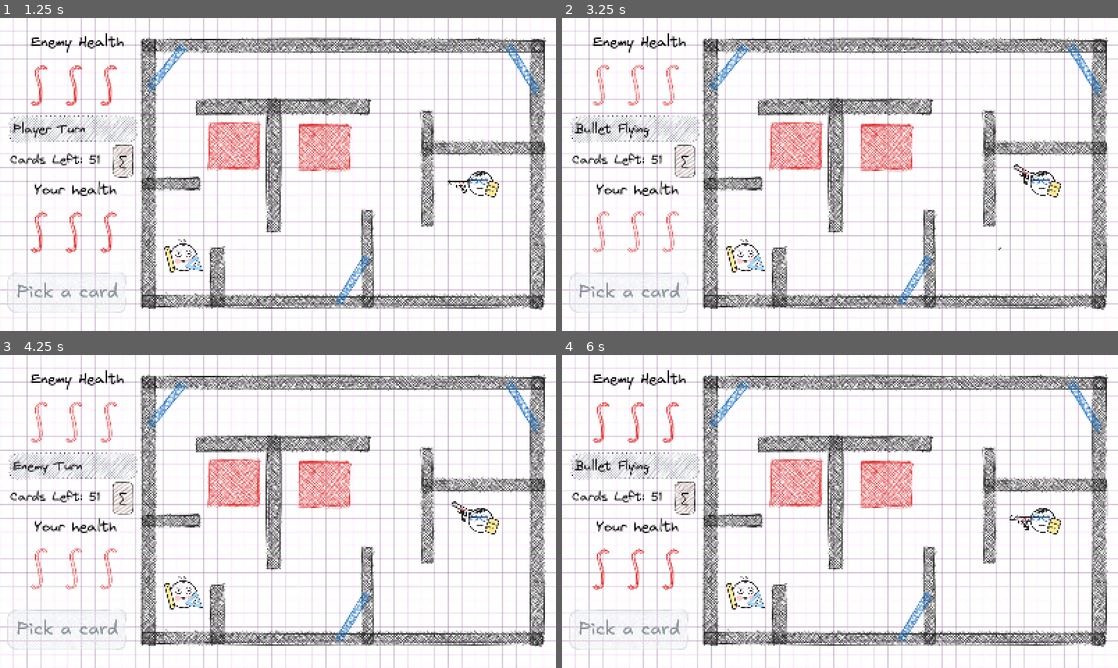
Above: before the commit, frames 1-4 (two rows, left to right).
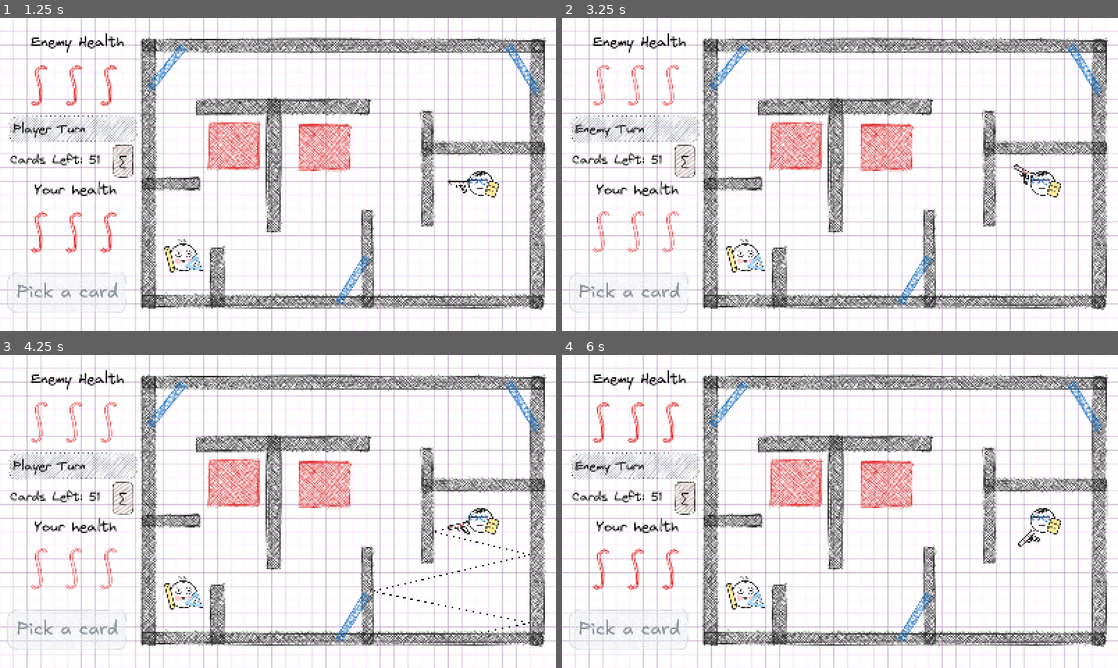
Above: after the commit, the same moments.

Repository: RebellionDevs/100P
Game: Godot game, scene res://scenes/main_menu.tscn
Two runs of this game, one before a commit and one after it. Both use one fixed random seed, a clock stepped at 60 frames per second and the inputs below.
Inputs (mouse positions are in pixels of both pictures, inside the frame that each line leads up to):
- Up to frame 1 (1.25 s): click (111, 74) at 0.5 s
- Up to frame 2 (3.25 s): tap Enter at 1.25 s; move the mouse to (962, 158) at 1.27 s; click (962, 158) at 1.42 s; move the mouse to (728, 190) at 2.02 s; click (728, 190) at 2.17 s; move the mouse to (895, 105) at 2.77 s; click (895, 105) at 2.92 s
- Up to frame 3 (4.25 s): move the mouse to (250, 574) at 3.52 s; click (250, 574) at 3.67 s
- Up to frame 4 (6 s): move the mouse to (1006, 558) at 4.27 s; click (1006, 558) at 4.42 s; tap Space at 5 s; move the mouse to (673, 464) at 5.02 s; click (673, 464) at 5.17 s; move the mouse to (867, 511) at 5.77 s; click (867, 511) at 5.92 s

Frame 1 is identical in both runs. In frame 2, 0.3% of the frame differs, in the area x 2-79%, y 32-75%; in frame 3, 0.5%, in the area x 2-96%, y 32-89%; in frame 4, 0.4%.

Commit message:
feat: start doing card-math logic

Diff:
--- a/scenes/player.tscn
+++ b/scenes/player.tscn
@@ -4,7 +4,6 @@
 [ext_resource type="PackedScene" uid="uid://dtclgpudk4ih3" path="res://scenes/bullet.tscn" id="2_g2els"]
 [ext_resource type="Texture2D" uid="uid://b6rhxo6reea7" path="res://assets/sprites/player_skin_1.png" id="3_qhqgy"]
 [ext_resource type="Texture2D" uid="uid://c5a0g4wekbj2w" path="res://assets/sprites/pistol.png" id="4_dqkch"]
-[ext_resource type="Texture2D" uid="uid://dtw06q4j747oi" path="res://assets/sprites/trajectory.png" id="5_qlg0r"]
 
 [sub_resource type="CircleShape2D" id="CircleShape2D_hh6ca"]
 radius = 1.0
@@ -34,10 +33,5 @@
 position = Vector2(-2.09375, -0.0625)
 
 [node name="TrajectoryLine" type="Line2D" parent="." unique_id=725570398]
-points = PackedVector2Array(-2.0703125, -0.0625)
-width = 0.6
-texture = ExtResource("5_qlg0r")
-texture_mode = 2
-joint_mode = 1
-begin_cap_mode = 2
-end_cap_mode = 2
+width = 1.0
+default_color = Color(0, 0, 0, 1)
--- a/scripts/bullet.gd
+++ b/scripts/bullet.gd
@@ -1,57 +1,45 @@
 class_name Bullet
 extends CharacterBody2D
 
-@export var speed: float = 600.0
-@export var max_bounces: int = 5
+var path_points: PackedVector2Array = []
+var current_point_index: int = 1
+var move_speed: float = 1700.0
+var is_following_path: bool = false
+var is_frozen: bool = false
+var ends_on_wall: bool = false
+var is_under_function: bool = true
 
-var bounce_count: int = 0
-var is_frozen: bool = false
-var current_function_mode: String = ""
-
-func _ready() -> void:
-	add_to_group("bullet")
+func setup_path(points: PackedVector2Array, speed: float, hits_wall_at_end: bool) -> void:
+	path_points = points
+	move_speed = speed
+	ends_on_wall = hits_wall_at_end
+	current_point_index = 1
+	is_following_path = true
+	is_frozen = false
+	is_under_function = true
 
 func _physics_process(delta: float) -> void:
-	if is_frozen:
+	if is_frozen or not is_following_path:
 		return
 
-	var collision = move_and_collide(velocity * delta)
-	if collision:
-		_handle_collision(collision)
-
-func _handle_collision(collision: KinematicCollision2D) -> void:
-	var collider = collision.get_collider()
-	var normal = collision.get_normal()
-
-	if collider:
-		if collider.is_in_group("function_wall"):
-			_freeze_in_wall(collision)
-			return
-
-		if collider.is_in_group("enemy"):
-			collider.queue_free()
+	if path_points.is_empty() or current_point_index >= path_points.size():
+		if ends_on_wall:
+			is_frozen = true
+			velocity = Vector2.ZERO
+			# Корректно передаем попадание в синюю стену функций
+			GameManager.on_bullet_hit_function_wall(self, global_position)
+		else:
 			queue_free()
 			GameManager.on_bullet_destroyed()
-			return
-
-	bounce_count += 1
-	if bounce_count > max_bounces:
-		queue_free()
-		GameManager.on_bullet_destroyed()
 		return
 
-	velocity = velocity.bounce(normal)
+	var target_pos = path_points[current_point_index]
+	var direction = target_pos - global_position
+	var distance = direction.length()
+	var step = move_speed * delta
 
-func _freeze_in_wall(collision: KinematicCollision2D) -> void:
-	is_frozen = true
-	velocity = Vector2.ZERO
-	global_position = collision.get_position()
-
-	GameManager.on_bullet_hit_function_wall(self, global_position)
-
-func unfreeze_with_function(card_name: String, new_direction: Vector2) -> void:
-	current_function_mode = card_name
-	bounce_count = 0
-	is_frozen = false
-
-	velocity = new_direction.normalized() * speed
+	if distance <= step:
+		global_position = target_pos
+		current_point_index += 1
+	else:
+		global_position += direction.normalized() * step
--- a/scripts/card_selection_ui.gd
+++ b/scripts/card_selection_ui.gd
@@ -77,5 +77,15 @@
 		hide_cards()
 
 func _on_card_left_clicked(card_name: String) -> void:
-	print("Выбрана карта: ", card_name)
 	hide_cards()
+
+	GameManager.discard_current_hand()
+	GameManager.draw_hand()
+
+	GameManager.selected_card = card_name
+	GameManager.current_state = GameManager.State.AIMING_CARD_SHOT
+
+	var player = get_tree().current_scene.find_child("Player", true, false)
+	if player:
+		player.singularity_point_set = false
+		player.card_param = 1.0
--- a/scripts/game_manager.gd
+++ b/scripts/game_manager.gd
@@ -1,10 +1,11 @@
 extends Node
 
-enum State { PLAYER_TURN, BULLET_FLYING, WAITING_FOR_CARD, ENEMY_TURN }
+enum State { PLAYER_TURN, BULLET_FLYING, AIMING_CARD_SHOT, WAITING_FOR_CARD, ENEMY_TURN }
 var current_state: State = State.PLAYER_TURN
 
 var active_bullet: Node2D = null
 var has_frozen_bullet: bool = false
+var selected_card: String = ""
 
 var deck: Array[String] = []
 var discard_pile: Array[String] = []
--- a/scripts/player.gd
+++ b/scripts/player.gd
@@ -3,28 +3,45 @@
 
 @export var bullet_scene: PackedScene
 @export var shoot_speed: float = 1700.0
-@export var max_prediction: int = 5
+
+@export var bullet_max_bounces: int = 6
+@export var preview_bounces: int = 5
 
 @onready var gun_pivot: Node2D = $GunPivot
 @onready var muzzle: Marker2D = $GunPivot/Muzzle
 @onready var trajectory_line: Line2D = $TrajectoryLine
+
+var card_param: float = 1.0
+var singularity_pos: Vector2 = Vector2.ZERO
+var singularity_point_set: bool = false
+
+var current_path: PackedVector2Array = []
+var path_ends_on_function_wall: bool = false
+
+func _ready() -> void:
+	trajectory_line.top_level = true
 
 func can_shoot() -> bool:
 	var ui = get_tree().current_scene.find_child("CardSelectionUI", true, false)
 	if ui and ui.visible:
 		return false
-	return GameManager.current_state == GameManager.State.PLAYER_TURN or GameManager.current_state == GameManager.State.WAITING_FOR_CARD
+	return GameManager.current_state == GameManager.State.PLAYER_TURN or GameManager.current_state == GameManager.State.AIMING_CARD_SHOT
 
 func _process(_delta: float) -> void:
-	if not can_shoot() or not is_mouse_in_bounds():
-		trajectory_line.points = []
-		return
-
-	var mouse_pos = get_global_mouse_position()
-	var direction = mouse_pos - global_position
-	gun_pivot.rotation = direction.angle() + PI
-
-	update_trajectory()
+	if not can_shoot():
+		trajectory_line.clear_points()
+		return
+
+	if GameManager.current_state == GameManager.State.PLAYER_TURN:
+		if not is_mouse_in_bounds():
+			trajectory_line.clear_points()
+			return
+		var mouse_pos = get_global_mouse_position()
+		gun_pivot.rotation = (mouse_pos - global_position).angle() + PI
+		update_normal_trajectory()
+
+	elif GameManager.current_state == GameManager.State.AIMING_CARD_SHOT:
+		update_card_trajectory_from_wall()
 
 func is_mouse_in_bounds() -> bool:
 	var space_state = get_world_2d().direct_space_state
@@ -40,29 +57,48 @@
 	return false
 
 func _unhandled_input(event: InputEvent) -> void:
+	if GameManager.current_state == GameManager.State.AIMING_CARD_SHOT:
+		if event is InputEventMouseButton and event.pressed:
+			if event.button_index == MOUSE_BUTTON_WHEEL_UP:
+				card_param = clampf(card_param + 0.2, 0.2, 5.0)
+				get_viewport().set_input_as_handled()
+				return
+			elif event.button_index == MOUSE_BUTTON_WHEEL_DOWN:
+				card_param = clampf(card_param - 0.2, 0.2, 5.0)
+				get_viewport().set_input_as_handled()
+				return
+
 	if event is InputEventMouseButton and event.pressed and event.button_index == MOUSE_BUTTON_LEFT:
 		if not is_mouse_in_bounds():
 			return
 
 		if GameManager.current_state == GameManager.State.PLAYER_TURN:
 			shoot()
-		elif GameManager.current_state == GameManager.State.WAITING_FOR_CARD:
-			shoot_new_bullet_and_reshuffle()
-
-func update_trajectory() -> void:
+		elif GameManager.current_state == GameManager.State.AIMING_CARD_SHOT:
+			if GameManager.selected_card == "Singularity" and not singularity_point_set:
+				singularity_pos = get_global_mouse_position()
+				singularity_point_set = true
+				if GameManager.active_bullet and is_instance_valid(GameManager.active_bullet):
+					GameManager.active_bullet.global_position = singularity_pos
+			else:
+				shoot_from_wall()
+
+func update_normal_trajectory() -> void:
 	var space_state = get_world_2d().direct_space_state
-	var points: Array[Vector2] = []
+	var full_path: PackedVector2Array = []
+	var preview_path: PackedVector2Array = []
 	var current_pos = muzzle.global_position
 	var mouse_pos = get_global_mouse_position()
-	var direction = (mouse_pos - muzzle.global_position).normalized()
-	var current_velocity = direction * shoot_speed
-
-	points.append(to_local(muzzle.global_position))
-
-	for i in range(max_prediction):
+	var current_velocity = (mouse_pos - muzzle.global_position).normalized() * shoot_speed
+
+	full_path.append(muzzle.global_position)
+	preview_path.append(muzzle.global_position)
+
+	var bounce_count = 0
+	for i in range(100):
 		var target_pos = current_pos + current_velocity.normalized() * 2000.0
-
 		var ray_query = PhysicsRayQueryParameters2D.create(current_pos, target_pos)
+		ray_query.collision_mask = 0xFFFFFFFF
 		var result = space_state.intersect_ray(ray_query)
 
 		if result:
@@ -70,21 +106,119 @@
 			var normal = result.normal
 			var collider = result.collider
 
-			points.append(to_local(hit_pos))
-
 			if collider and collider.is_in_group("function_wall"):
-				var base_bounce = current_velocity.bounce(normal)
-				var math_modifier = sin(hit_pos.x * 0.05) * 200.0
-				current_velocity = base_bounce + Vector2(0, math_modifier)
-			else:
-				current_velocity = current_velocity.bounce(normal)
-
+				full_path.append(hit_pos)
+				if bounce_count < preview_bounces:
+					preview_path.append(hit_pos)
+				break
+
+			full_path.append(hit_pos)
+			if bounce_count < preview_bounces:
+				preview_path.append(hit_pos)
+
+			bounce_count += 1
+			if bounce_count >= bullet_max_bounces:
+				break
+
+			current_velocity = current_velocity.bounce(normal)
 			current_pos = hit_pos + normal * 1.0
 		else:
-			points.append(to_local(target_pos))
+			full_path.append(target_pos)
+			if bounce_count < preview_bounces:
+				preview_path.append(target_pos)
 			break
 
-	trajectory_line.points = points
+	current_path = full_path
+	trajectory_line.points = preview_path
+
+func update_card_trajectory_from_wall() -> void:
+	if GameManager.selected_card == "Singularity" and not singularity_point_set:
+		trajectory_line.clear_points()
+		current_path.clear()
+		return
+
+	var space_state = get_world_2d().direct_space_state
+	var full_path: PackedVector2Array = []
+	var preview_path: PackedVector2Array = []
+
+	var origin_pos = singularity_pos if GameManager.selected_card == "Singularity" else (GameManager.active_bullet.global_position if GameManager.active_bullet else global_position)
+
+	var current_pos = origin_pos
+	var mouse_pos = get_global_mouse_position()
+	var direction = (mouse_pos - current_pos).normalized()
+	var current_velocity = direction * shoot_speed
+
+	full_path.append(current_pos)
+	preview_path.append(current_pos)
+	path_ends_on_function_wall = false
+
+	var virtual_time = 0.0
+	var dt = 0.04
+	var bounce_count = 0
+
+	for i in range(2000):
+		virtual_time += dt
+		apply_card_math(current_velocity, virtual_time, GameManager.selected_card, dt, card_param)
+
+		var target_pos = current_pos + current_velocity * dt
+		var ray_query = PhysicsRayQueryParameters2D.create(current_pos, target_pos)
+		ray_query.collision_mask = 0xFFFFFFFF # Проверяем все физические слои, где живут стены
+		var result = space_state.intersect_ray(ray_query)
+
+		if result:
+			var hit_pos = result.position
+			var normal = result.normal
+			var collider = result.collider
+
+			# Сразу проверяем, не в синюю ли стену функций прилетел луч
+			if collider and collider.is_in_group("function_wall"):
+				full_path.append(hit_pos)
+				if bounce_count < preview_bounces:
+					preview_path.append(hit_pos)
+				path_ends_on_function_wall = true
+				break # Прерываем расчет, путь успешно завершился на стене функций!
+
+			full_path.append(hit_pos)
+			if bounce_count < preview_bounces:
+				preview_path.append(hit_pos)
+
+			bounce_count += 1
+			if bounce_count >= bullet_max_bounces:
+				break
+
+			current_velocity = current_velocity.bounce(normal)
+			current_pos = hit_pos + normal * 1.0
+		else:
+			current_pos = target_pos
+			full_path.append(current_pos)
+			if bounce_count < preview_bounces:
+				preview_path.append(target_pos)
+
+			if current_pos.distance_to(origin_pos) > 6000.0:
+				break
+
+	current_path = full_path
+	trajectory_line.points = preview_path
+
+func apply_card_math(vel: Vector2, t: float, card_name: String, dt: float, param: float) -> void:
+	var perp = Vector2(-vel.y, vel.x).normalized()
+	match card_name:
+		"Sinusoid":
+			vel += perp * sin(t * 12.0 * param) * 800.0 * dt
+		"Parabola":
+			vel += Vector2(0, 400.0 * param) * dt
+		"Tangent":
+			var phase = fmod(t * param, 0.6)
+			if phase > 0.28 and phase < 0.32:
+				vel = vel.rotated(deg_to_rad(25.0 * sign(vel.x)))
+		"Archimedean":
+			vel = vel.rotated(deg_to_rad(90.0 * param) * dt)
+		"Beurnulli":
+			vel += perp * cos(t * 8.0 * param) * 600.0 * dt
+		"Folium":
+			vel += perp * (sin(t * 5.0) * cos(t * 5.0)) * 700.0 * param * dt
+		"Singularity":
+			vel += vel.normalized() * (500.0 * param) * dt
 
 func shoot() -> void:
 	if not bullet_scene or GameManager.current_state != GameManager.State.PLAYER_TURN:
@@ -101,40 +235,27 @@
 		return
 
 	bullet.global_position = muzzle.global_position
-
-	var mouse_pos = get_global_mouse_position()
-	var direction = (mouse_pos - muzzle.global_position).normalized()
-	bullet.velocity = direction * shoot_speed
+	bullet.setup_path(current_path, shoot_speed, false)
 
 	get_tree().current_scene.add_child(bullet)
 	GameManager.current_state = GameManager.State.BULLET_FLYING
 
-func shoot_new_bullet_and_reshuffle() -> void:
-	if GameManager.current_state != GameManager.State.WAITING_FOR_CARD:
+func shoot_from_wall() -> void:
+	if GameManager.current_state != GameManager.State.AIMING_CARD_SHOT:
 		return
 
 	if GameManager.active_bullet and is_instance_valid(GameManager.active_bullet):
-		GameManager.active_bullet.queue_free()
+		var bullet = GameManager.active_bullet
+
+		if GameManager.selected_card == "Singularity":
+			bullet.global_position = singularity_pos
+
+		bullet.setup_path(current_path, shoot_speed, path_ends_on_function_wall)
 
 	GameManager.active_bullet = null
 	GameManager.has_frozen_bullet = false
-
-	GameManager.discard_current_hand()
-	GameManager.draw_hand()
-
-	if not bullet_scene:
-		return
-
-	var bullet = bullet_scene.instantiate() as CharacterBody2D
-	bullet.add_to_group("player_bullet")
-	if not bullet:
-		return
-
-	bullet.global_position = muzzle.global_position
-
-	var mouse_pos = get_global_mouse_position()
-	var direction = (mouse_pos - muzzle.global_position).normalized()
-	bullet.velocity = direction * shoot_speed
-
-	get_tree().current_scene.add_child(bullet)
+	GameManager.selected_card = ""
+	singularity_point_set = false
+	card_param = 1.0
+	trajectory_line.clear_points()
 	GameManager.current_state = GameManager.State.BULLET_FLYING
